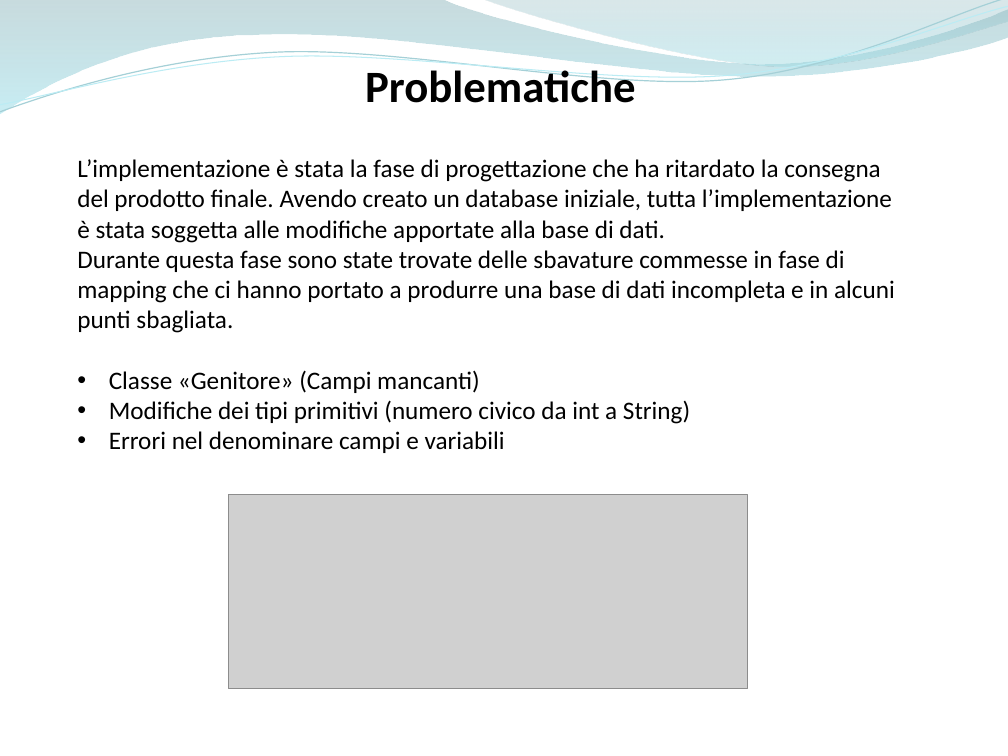
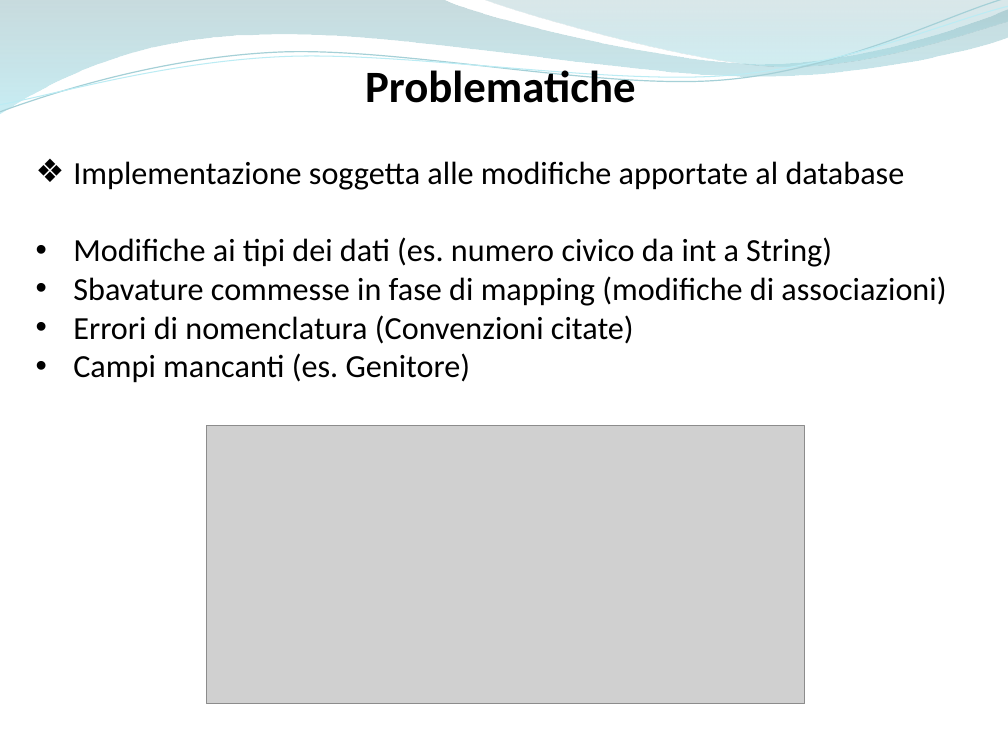
Before and after one commit to ammirate/at-silo, a slide deck: slide 9 of Presentazione/Atsilo2/Luigi/Luigi_PresentazioneFinale.pptx. Drawn at 1008x756 pixels with LibreOffice and Linux fonts; fonts in the diff are those of the drawing; grey boxes stand for pictures. Boxes give left, top, right and bottom in pixels: in the first picture for what was removed or moved away, otherwise in the second. Text is boxed around its words. In the diff, an @@ line names an element or a change of style, - is before the commit and + after.

```diff
--- a/Presentazione/Atsilo2/Luigi/Luigi_PresentazioneFinale.pptx
+++ b/Presentazione/Atsilo2/Luigi/Luigi_PresentazioneFinale.pptx
@@ text at <box>73,161,946,383</box>: text changed; size 18 to 23 pt @@
-L’implementazione è stata la fase di progettazione che ha ritardato la consegna del prodotto finale. Avendo creato un database iniziale, tutta l’implementazione è stata soggetta alle modifiche apportate alla base di dati.
-Durante questa fase sono state trovate delle sbavature commesse in fase di mapping che ci hanno portato a produrre una base di dati incompleta e in alcuni punti sbagliata.
-• Classe «Genitore» (Campi mancanti)
-• Modifiche dei tipi primitivi (numero civico da int a String)
-• Errori nel denominare campi e variabili
+❖ Implementazione soggetta alle modifiche apportate al database
+• Modifiche ai tipi dei dati (es. numero civico da int a String)
+• Sbavature commesse in fase di mapping (modifiche di associazioni)
+• Errori di nomenclatura (Convenzioni citate)
+• Campi mancanti (es. Genitore)
@@ picture: place and size @@
-picture at <box>229,495,748,689</box>
+picture at <box>207,425,805,704</box>
```
Also in this commit, not shown: 7 other slides changed, 1 slide added.
